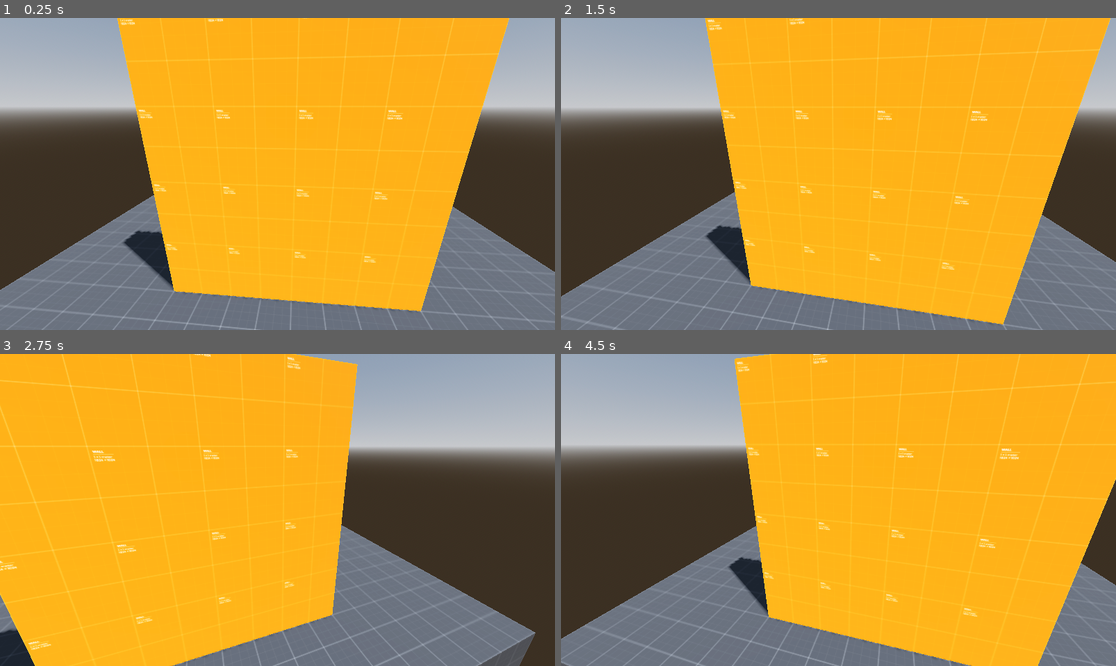
Above: before the commit, frames 1-4 (two rows, left to right).
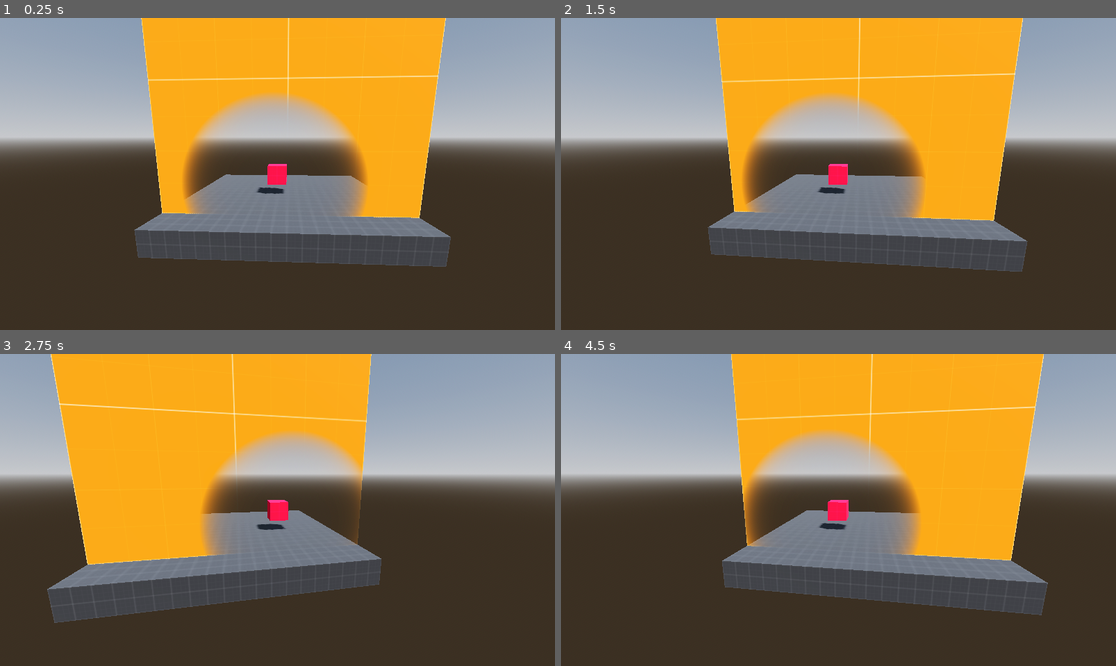
Above: after the commit, the same moments.

Repository: MimoTooThanks/susan
Game: Godot game, scene res://world.tscn
Same seed, same stepped clock (60 frames per second), same inputs: the game is played once before the commit and once after it.
Inputs:
- Up to frame 1 (0.25 s): no input
- Up to frame 2 (1.5 s): no input
- Up to frame 3 (2.75 s): no input
- Up to frame 4 (4.5 s): no input

The runs differ from the first frame. In frame 1, 57% of the frame differs, in the area x 0-100%, y 0-100%; in frame 2, 58%; in frame 3, 55%; in frame 4, 58%.

Commit message:
the rest of the owl

Diff:
--- a/project.godot
+++ b/project.godot
@@ -14,3 +14,10 @@
 run/main_scene="res://world.tscn"
 config/features=PackedStringArray("4.1", "Forward Plus")
 config/icon="res://icon.svg"
+
+[shader_globals]
+
+fader_position={
+"type": "vec3",
+"value": Vector3(1, 1, 2.08165e-12)
+}
--- a/world.gd
+++ b/world.gd
@@ -9,3 +9,4 @@
 func _process(delta):
   $Box.position = Vector3(0, 1, sin(Time.get_ticks_msec()/500.0)*2.5)
   $Camera.look_at($Box.position, Vector3.UP)
+  RenderingServer.global_shader_parameter_set('fader_position', $Box.position)
--- /dev/null
+++ b/world.tres
@@ -0,0 +1,161 @@
+[gd_resource type="VisualShader" load_steps=18 format=3 uid="uid://c4sojepnurune"]
+
+[ext_resource type="Texture2D" uid="uid://dxvxyi7wbo4r4" path="res://addons/kenney_prototype_textures/orange/texture_01.png" id="1_e5xk2"]
+
+[sub_resource type="VisualShaderNodeInput" id="VisualShaderNodeInput_7gkfw"]
+input_name = "inv_view_matrix"
+
+[sub_resource type="VisualShaderNodeTransformVecMult" id="VisualShaderNodeTransformVecMult_0ebgp"]
+
+[sub_resource type="VisualShaderNodeFloatOp" id="VisualShaderNodeFloatOp_ny6f6"]
+default_input_values = [0, 0.0, 1, 5.0]
+operator = 5
+
+[sub_resource type="VisualShaderNodeFloatParameter" id="VisualShaderNodeFloatParameter_pe8gh"]
+parameter_name = "fader_size"
+default_value_enabled = true
+default_value = 5.0
+
+[sub_resource type="VisualShaderNodeFloatParameter" id="VisualShaderNodeFloatParameter_2gmir"]
+parameter_name = "fader_sharpness"
+default_value_enabled = true
+default_value = 10.0
+
+[sub_resource type="VisualShaderNodeTexture2DParameter" id="VisualShaderNodeTexture2DParameter_7536b"]
+parameter_name = "Albedo"
+
+[sub_resource type="VisualShaderNodeComment" id="VisualShaderNodeComment_ccl1e"]
+size = Vector2(1392.64, 667.396)
+title = "Get world position of pixel"
+
+[sub_resource type="VisualShaderNodeComment" id="VisualShaderNodeComment_wyits"]
+size = Vector2(710.04, 523.393)
+title = "Position of fader updated in script"
+
+[sub_resource type="VisualShaderNodeComment" id="VisualShaderNodeComment_dbmgu"]
+size = Vector2(1007.12, 645.852)
+title = "Divide by size to get 0-1 range"
+
+[sub_resource type="VisualShaderNodeComment" id="VisualShaderNodeComment_5oomg"]
+size = Vector2(1017.49, 733.737)
+title = "Raise to a power to sharpen dropoff"
+
+[sub_resource type="VisualShaderNodeTexture" id="VisualShaderNodeTexture_8cdxo"]
+source = 5
+texture = ExtResource("1_e5xk2")
+
+[sub_resource type="VisualShaderNodeVec3Parameter" id="VisualShaderNodeVec3Parameter_q6icf"]
+parameter_name = "fader_position"
+qualifier = 1
+
+[sub_resource type="VisualShaderNodeVectorDistance" id="VisualShaderNodeVectorDistance_xnyf3"]
+
+[sub_resource type="VisualShaderNodeFloatOp" id="VisualShaderNodeFloatOp_c35wx"]
+default_input_values = [0, 0.0, 1, 10.0]
+operator = 3
+
+[sub_resource type="VisualShaderNodeFloatFunc" id="VisualShaderNodeFloatFunc_emee1"]
+function = 18
+
+[sub_resource type="VisualShaderNodeInput" id="VisualShaderNodeInput_omyda"]
+input_name = "vertex"
+
+[resource]
+code = "shader_type spatial;
+render_mode blend_mix, depth_draw_opaque, cull_back, diffuse_lambert, specular_schlick_ggx;
+
+uniform sampler2D Albedo;
+global uniform vec3 fader_position;
+uniform float fader_size = 5;
+uniform float fader_sharpness = 10;
+
+
+
+void fragment() {
+	vec4 n_out2p0;
+// Texture2D:2
+	n_out2p0 = texture(Albedo, UV);
+
+
+// Vector3Parameter:3
+	vec3 n_out3p0 = fader_position;
+
+
+// Input:10
+	mat4 n_out10p0 = INV_VIEW_MATRIX;
+
+
+// Input:9
+	vec3 n_out9p0 = VERTEX;
+
+
+// TransformVectorMult:11
+	vec3 n_out11p0 = (n_out10p0 * vec4(n_out9p0, 1.0)).xyz;
+
+
+// Distance:5
+	float n_out5p0 = distance(n_out3p0, n_out11p0);
+
+
+// FloatParameter:13
+	float n_out13p0 = fader_size;
+
+
+// FloatOp:6
+	float n_out6p0 = n_out5p0 / n_out13p0;
+
+
+// FloatFunc:7
+	float n_out7p0 = min(max(n_out6p0, 0.0), 1.0);
+
+
+// FloatParameter:14
+	float n_out14p0 = fader_sharpness;
+
+
+// FloatOp:12
+	float n_out12p0 = pow(n_out7p0, n_out14p0);
+
+
+// Output:0
+	ALBEDO = vec3(n_out2p0.xyz);
+	ALPHA = n_out12p0;
+
+
+}
+"
+graph_offset = Vector2(-340.451, -93.3671)
+nodes/fragment/0/position = Vector2(1160, 120)
+nodes/fragment/2/node = SubResource("VisualShaderNodeTexture_8cdxo")
+nodes/fragment/2/position = Vector2(-900, -340)
+nodes/fragment/3/node = SubResource("VisualShaderNodeVec3Parameter_q6icf")
+nodes/fragment/3/position = Vector2(-2460, 80)
+nodes/fragment/5/node = SubResource("VisualShaderNodeVectorDistance_xnyf3")
+nodes/fragment/5/position = Vector2(-1320, 340)
+nodes/fragment/6/node = SubResource("VisualShaderNodeFloatOp_c35wx")
+nodes/fragment/6/position = Vector2(-760, 880)
+nodes/fragment/7/node = SubResource("VisualShaderNodeFloatFunc_emee1")
+nodes/fragment/7/position = Vector2(-380, 380)
+nodes/fragment/9/node = SubResource("VisualShaderNodeInput_omyda")
+nodes/fragment/9/position = Vector2(-2840, 1080)
+nodes/fragment/10/node = SubResource("VisualShaderNodeInput_7gkfw")
+nodes/fragment/10/position = Vector2(-2820, 800)
+nodes/fragment/11/node = SubResource("VisualShaderNodeTransformVecMult_0ebgp")
+nodes/fragment/11/position = Vector2(-2140, 920)
+nodes/fragment/12/node = SubResource("VisualShaderNodeFloatOp_ny6f6")
+nodes/fragment/12/position = Vector2(780, 340)
+nodes/fragment/13/node = SubResource("VisualShaderNodeFloatParameter_pe8gh")
+nodes/fragment/13/position = Vector2(-1380, 900)
+nodes/fragment/14/node = SubResource("VisualShaderNodeFloatParameter_2gmir")
+nodes/fragment/14/position = Vector2(200, 600)
+nodes/fragment/15/node = SubResource("VisualShaderNodeTexture2DParameter_7536b")
+nodes/fragment/15/position = Vector2(-1600, -680)
+nodes/fragment/16/node = SubResource("VisualShaderNodeComment_ccl1e")
+nodes/fragment/16/position = Vector2(-2940, 680)
+nodes/fragment/17/node = SubResource("VisualShaderNodeComment_wyits")
+nodes/fragment/17/position = Vector2(-2573.26, -100.548)
+nodes/fragment/18/node = SubResource("VisualShaderNodeComment_dbmgu")
+nodes/fragment/18/position = Vector2(-1440, 760)
+nodes/fragment/19/node = SubResource("VisualShaderNodeComment_5oomg")
+nodes/fragment/19/position = Vector2(53.1518, 291.276)
+nodes/fragment/connections = PackedInt32Array(3, 0, 5, 0, 2, 0, 0, 0, 5, 0, 6, 0, 6, 0, 7, 0, 9, 0, 11, 1, 10, 0, 11, 0, 11, 0, 5, 1, 7, 0, 12, 0, 12, 0, 0, 1, 13, 0, 6, 1, 14, 0, 12, 1, 15, 0, 2, 2)
--- a/world.tscn
+++ b/world.tscn
@@ -1,9 +1,10 @@
-[gd_scene load_steps=12 format=3 uid="uid://cbnkbsvm6an3n"]
+[gd_scene load_steps=13 format=3 uid="uid://cbnkbsvm6an3n"]
 
 [ext_resource type="Script" path="res://world.gd" id="1_10rdi"]
 [ext_resource type="Texture2D" uid="uid://ch6gevhjqjmob" path="res://addons/kenney_prototype_textures/dark/texture_01.png" id="1_ipqny"]
-[ext_resource type="Texture2D" uid="uid://dxvxyi7wbo4r4" path="res://addons/kenney_prototype_textures/orange/texture_01.png" id="2_l4pl5"]
 [ext_resource type="Texture2D" uid="uid://d4d8bqb4kc4vw" path="res://addons/kenney_prototype_textures/red/texture_02.png" id="3_3rm88"]
+[ext_resource type="Shader" uid="uid://c4sojepnurune" path="res://world.tres" id="3_a7gwb"]
+[ext_resource type="Texture2D" uid="uid://dxvxyi7wbo4r4" path="res://addons/kenney_prototype_textures/orange/texture_01.png" id="4_vvhti"]
 
 [sub_resource type="ProceduralSkyMaterial" id="ProceduralSkyMaterial_wqn45"]
 sky_horizon_color = Color(0.64625, 0.65575, 0.67075, 1)
@@ -23,10 +24,12 @@
 uv1_triplanar = true
 uv1_world_triplanar = true
 
-[sub_resource type="StandardMaterial3D" id="StandardMaterial3D_ahb68"]
-albedo_texture = ExtResource("2_l4pl5")
-uv1_triplanar = true
-uv1_world_triplanar = true
+[sub_resource type="ShaderMaterial" id="ShaderMaterial_2p48m"]
+render_priority = 0
+shader = ExtResource("3_a7gwb")
+shader_parameter/fader_size = 5.0
+shader_parameter/fader_sharpness = 20.0
+shader_parameter/Albedo = ExtResource("4_vvhti")
 
 [sub_resource type="StandardMaterial3D" id="StandardMaterial3D_tisjd"]
 albedo_texture = ExtResource("3_3rm88")
@@ -51,13 +54,13 @@
 material = SubResource("StandardMaterial3D_75yjm")
 
 [node name="Wall" type="CSGBox3D" parent="."]
-transform = Transform3D(1, 0, 0, 0, 1, 0, 0, 0, 1, 3.25, 2, 2.08165e-12)
-size = Vector3(0.5, 4, 4)
-material = SubResource("StandardMaterial3D_ahb68")
+transform = Transform3D(1, 0, 0, 0, 1, 0, 0, 0, 1, 3.25, 5, 2.08165e-12)
+size = Vector3(0.5, 10, 10)
+material = SubResource("ShaderMaterial_2p48m")
 
 [node name="Box" type="MeshInstance3D" parent="."]
-transform = Transform3D(1, 0, 0, 0, 1, 0, 0, 0, 1, 0, 1, 0)
+transform = Transform3D(1, 0, 0, 0, 1, 0, 0, 0, 1, 1, 1, 0)
 mesh = SubResource("BoxMesh_rw2wy")
 
 [node name="Camera" type="Camera3D" parent="."]
-transform = Transform3D(-4.37114e-08, 3.48787e-16, 1, 3.48787e-16, 1, -3.48787e-16, -1, 3.48787e-16, -4.37114e-08, 6, 3, -2.62268e-07)
+transform = Transform3D(-4.37114e-08, 3.48787e-16, 1, 3.48787e-16, 1, -3.48787e-16, -1, 3.48787e-16, -4.37114e-08, 11, 3, -4.80825e-07)
